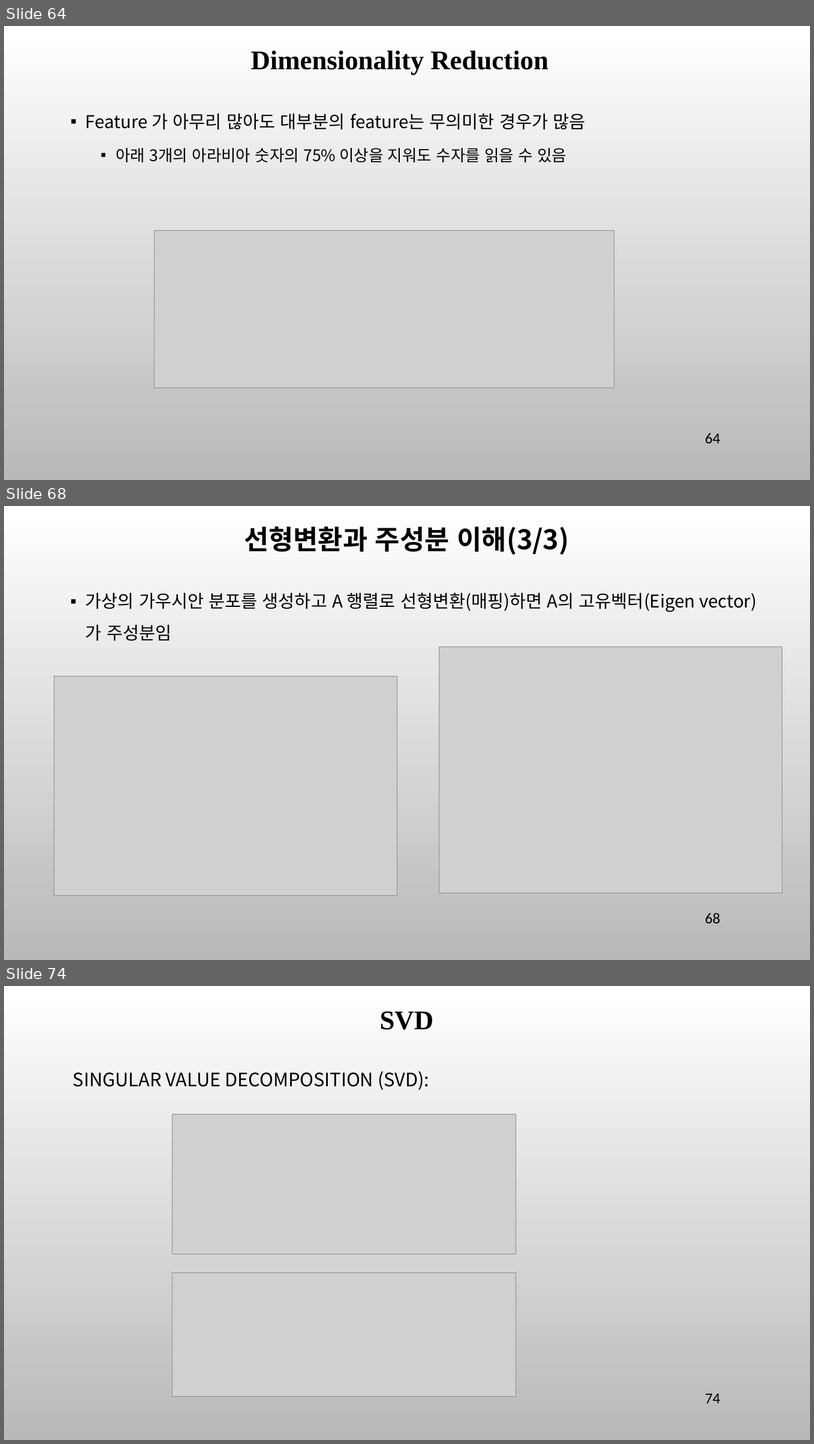
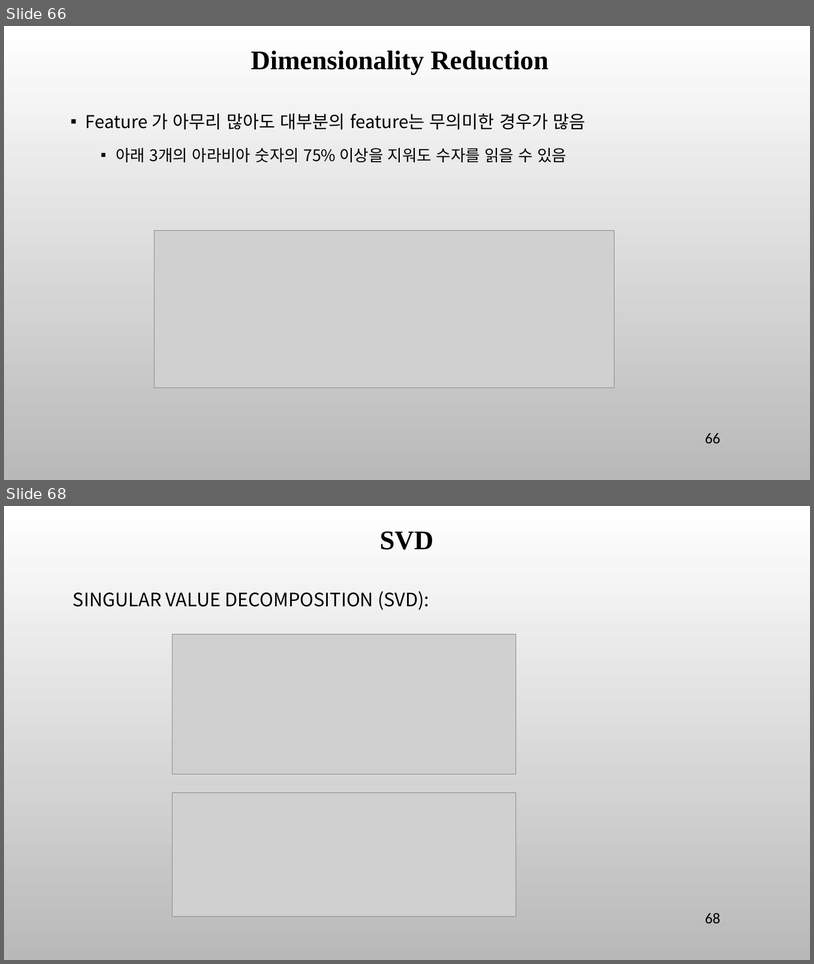
Before and after one commit to ancestor9/mathematics-for-machine-learning, a slide deck: 8_Applications of mathematics.pptx. Shown one above the other, each under a label of ours: slides 64, 68 and 74 before the commit, slides 66 and 68 after it; the slides between them are not shown. The pictures are 814x1444 and 814x964 pixels, drawn with LibreOffice and Linux fonts; fonts in the diff are those of the drawing; grey boxes stand for pictures; background and template pictures are left out. Boxes give left, top, right and bottom in pixels: in the first picture for what was removed or moved away, otherwise in the second. Text is boxed around its words. In the diff, an @@ line names an element or a change of style, - is before the commit and + after.

```diff
--- a/8_Applications of mathematics.pptx
+++ b/8_Applications of mathematics.pptx
@@ slide 68 removed at (4,506,810,960), background picture (left out) @@
@@ text removed at (244,526,569,555) @@
-선형변환과 주성분 이해(3/3)
@@ text removed at (86,592,757,641) @@
-▪ 가상의 가우시안 분포를 생성하고 A 행렬로 선형변환(매핑)하면 A의 고유벡터(Eigen vector)가 주성분임
@@ picture removed at (440,646,783,892) @@
@@ picture removed at (54,676,398,895) @@
@@ page number removed at (705,913,721,923) @@
-68
@@ what was slide 64 is now slide 66 @@
@@ page number at (705,433,721,443): text changed @@
-64
+66
@@ what was slide 74 is now slide 68 @@
@@ page number at (705,913,721,923): text changed @@
-74
+68
```
Also in this commit, not shown: 6 slides changed, 3 slides added, 8 other slides removed.
